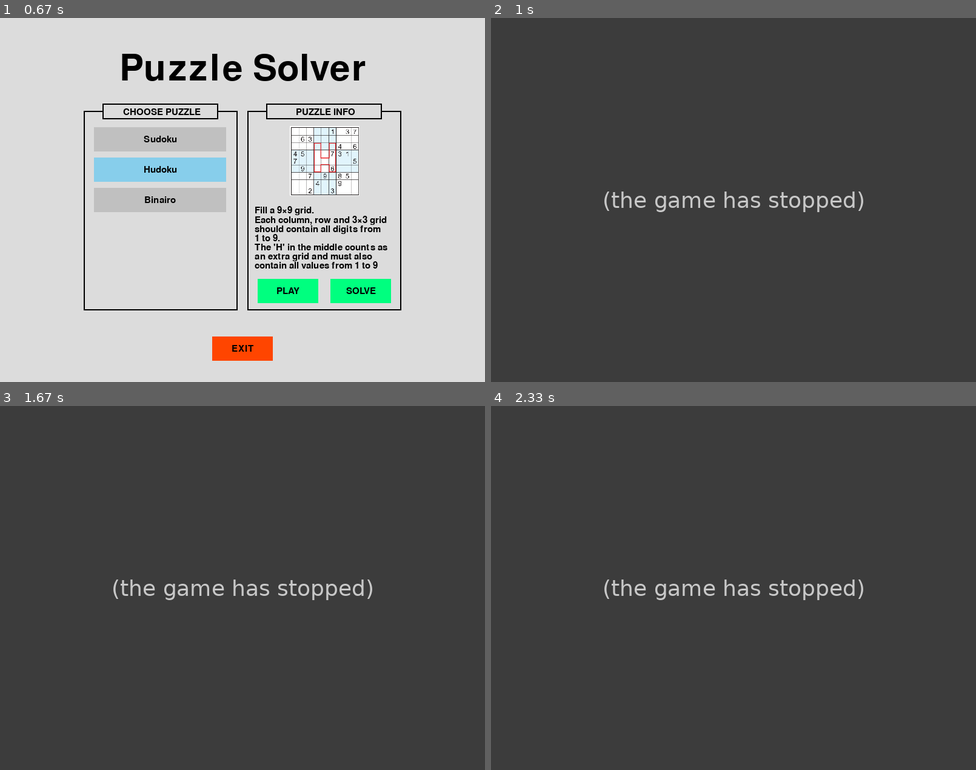
Above: before the commit, frames 1-4 (two rows, left to right).
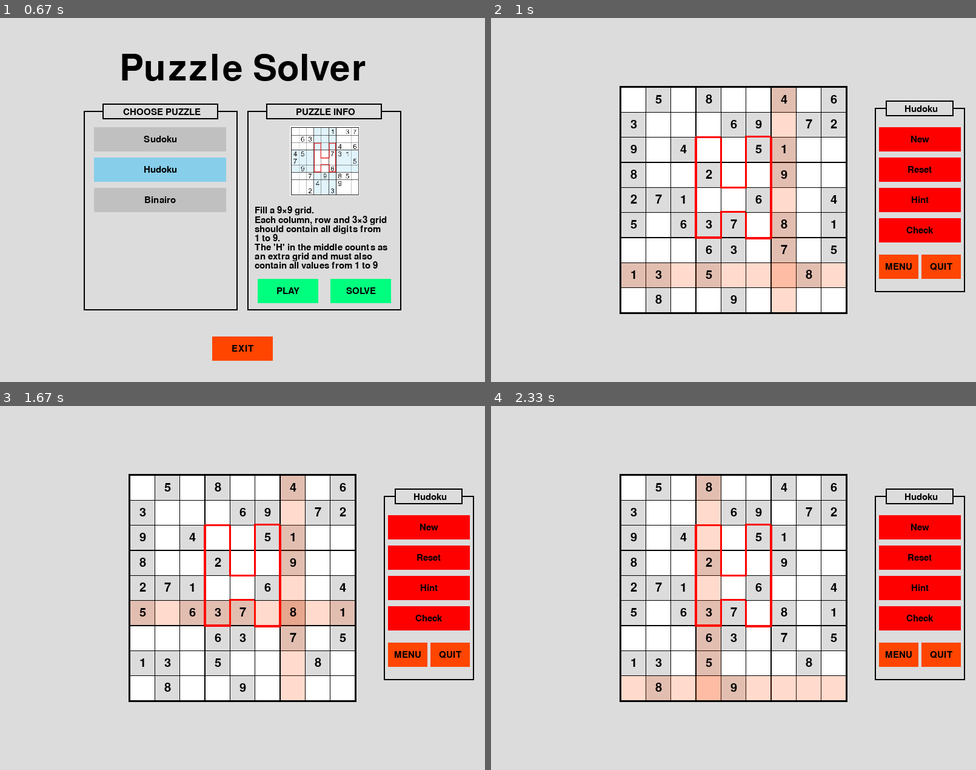
Above: after the commit, the same moments.

Repository: ChristopheVdE/Puzzle-solver
Game: pygame game, started from Application/Main.py
The game is run twice, just before and just after one commit, with the same random seed, the same clock (stepped at 60 frames per second) and the same inputs.
Inputs (mouse positions are in pixels of both pictures, inside the frame that each line leads up to):
- Up to frame 1 (0.67 s): click "Hudoku" at 0.38 s
- Up to frame 2 (1 s): click (782, 280) at 0.72 s
- Up to frame 3 (1.67 s): click (92, 533) at 1.05 s; click (300, 620) at 1.38 s
- Up to frame 4 (2.33 s): click (743, 464) at 1.72 s; click (709, 682) at 2.05 s

Frame 1 is identical in both runs. In frame 2, 100% of the frame differs, in the area x 0-100%, y 0-100%; in frame 3, 100%; in frame 4, 100%.
Error before the commit: KeyError: 'BackgroundColor' (Create.py line 53); the game stopped at 0.72 s (later frames are placeholders)

Commit message:
bugfix: wrongly named variables after branch merging

Diff:
--- a/Application/Scripts/Binairo/Create.py
+++ b/Application/Scripts/Binairo/Create.py
@@ -37,7 +37,7 @@
         mouse = pygame.mouse.get_pos()
         click = pygame.mouse.get_pressed()
 # SCREEN BACKGROUND ----------------------------------------------------------------------------------------
-        Screen.fill(Colors["BackgroundColor"])
+        Screen.fill(Colors["Background"])
 # OPTIONS SUBMENU ------------------------------------------------------------------------------------------
         Title = Submenu(Screen, ScreenWidth - 165, ScreenHeight / 2 - 150, 145, 300, Colors["black"], Colors["Background"])
         Title.Outline()
--- a/Application/Scripts/Binairo/Solve.py
+++ b/Application/Scripts/Binairo/Solve.py
@@ -37,7 +37,7 @@
         mouse = pygame.mouse.get_pos()
         click = pygame.mouse.get_pressed()
 # SCREEN BACKGOURND ----------------------------------------------------------------------------------------
-        Screen.fill(Colors["BackgroundColor"])
+        Screen.fill(Colors["Background"])
 # OPTIONS SUBMENU ------------------------------------------------------------------------------------------
         Title = Submenu(Screen, ScreenWidth - 165, ScreenHeight / 2 - 150, 145, 300, Colors["black"], Colors["Background"])
         Title.Outline()
--- a/Application/Scripts/Hudoku/Create.py
+++ b/Application/Scripts/Hudoku/Create.py
@@ -50,7 +50,7 @@
         mouse = pygame.mouse.get_pos()
         click = pygame.mouse.get_pressed()
 # SCREEN BACKGROUND ----------------------------------------------------------------------------------------
-        Screen.fill((Colors["BackgroundColor"]))
+        Screen.fill((Colors["Background"]))
 # OPTIONS SUBMENU ------------------------------------------------------------------------------------------
         Title = Submenu(Screen, ScreenWidth - 165, ScreenHeight / 2 - 150, 145, 300, Colors["black"], Colors["Background"])
         Title.Outline()
--- a/Application/Scripts/Hudoku/Solve.py
+++ b/Application/Scripts/Hudoku/Solve.py
@@ -50,7 +50,7 @@
         mouse = pygame.mouse.get_pos()
         click = pygame.mouse.get_pressed()
 # SCREEN BACKGROUND ----------------------------------------------------------------------------------------
-        Screen.fill((Colors["BackgroundColor"]))
+        Screen.fill((Colors["Background"]))
 # OPTIONS SUBMENU ------------------------------------------------------------------------------------------
         Title = Submenu(Screen, ScreenWidth - 165, ScreenHeight / 2 - 150, 145, 300, Colors["black"], Colors["Background"])
         Title.Outline()
--- a/Application/Scripts/Sudoku/Create.py
+++ b/Application/Scripts/Sudoku/Create.py
@@ -50,7 +50,7 @@
         mouse = pygame.mouse.get_pos()
         click = pygame.mouse.get_pressed()
 # SCREEN BACKGROUND ----------------------------------------------------------------------------------------
-        Screen.fill((Colors["BackgroundColor"]))
+        Screen.fill((Colors["Background"]))
 # OPTIONS SUBMENU ------------------------------------------------------------------------------------------
         Title = Submenu(Screen, ScreenWidth - 165, ScreenHeight / 2 - 150, 145, 300, Colors["black"], Colors["Background"])
         Title.Outline()
--- a/Application/Scripts/Sudoku/Solve.py
+++ b/Application/Scripts/Sudoku/Solve.py
@@ -50,7 +50,7 @@
         mouse = pygame.mouse.get_pos()
         click = pygame.mouse.get_pressed()
 # SCREEN BACKGOURND ----------------------------------------------------------------------------------------
-        Screen.fill(Colors["BackgroundColor"])
+        Screen.fill(Colors["Background"])
 # OPTIONS SUBMENU ------------------------------------------------------------------------------------------
         Title = Submenu(Screen, ScreenWidth - 165, ScreenHeight / 2 - 150, 145, 300, Colors["black"], Colors["Background"])
         Title.Outline()
